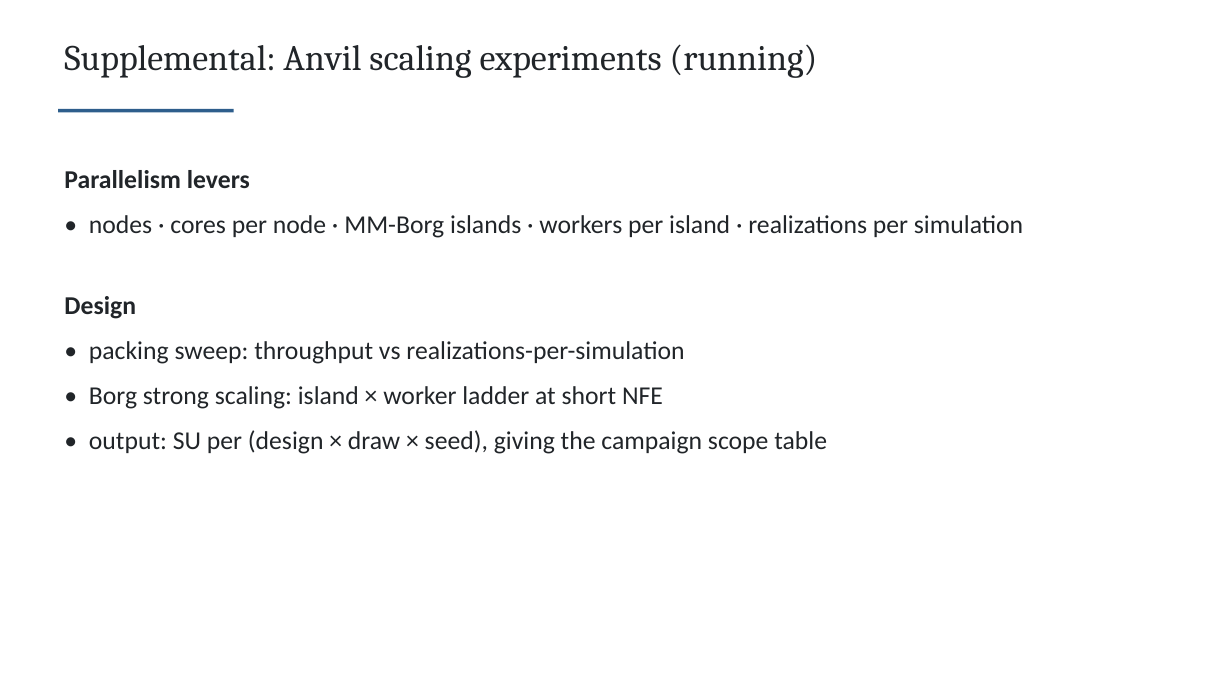
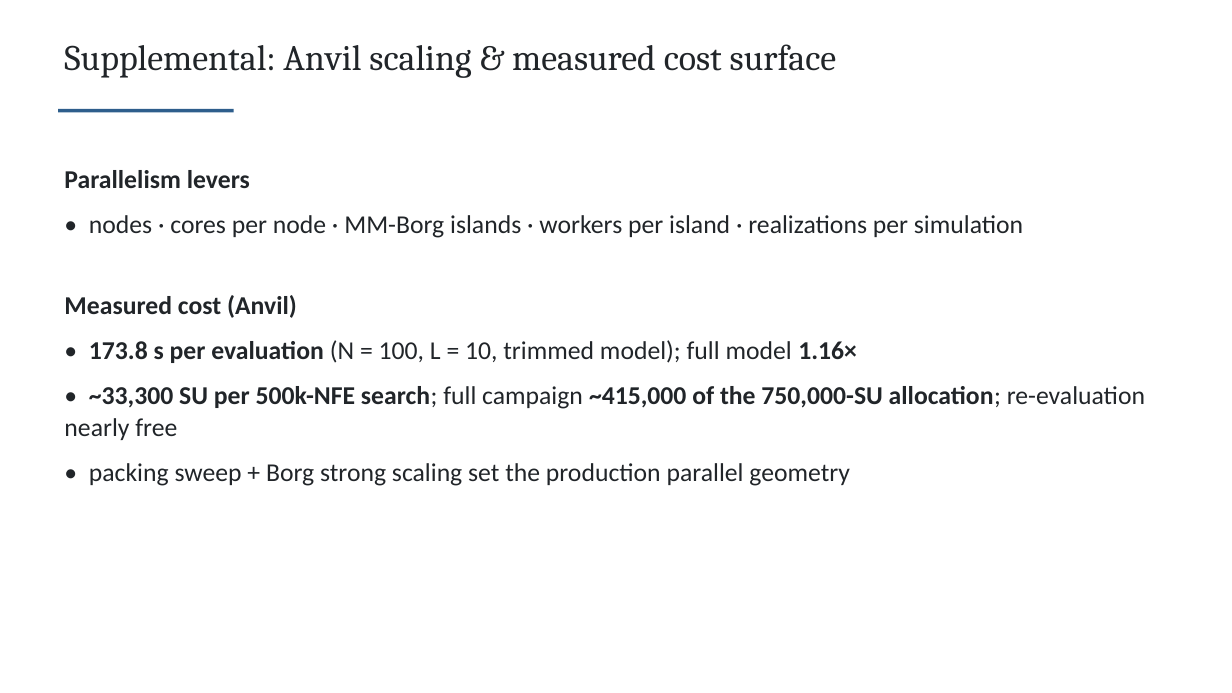
Before and after one commit to TrevorJA/NYCOptimization, a slide deck: slide 41 of docs/NYCOptimization_project_proposal_and_motivation_CLAUDE.pptx. Drawn at 1232x693 pixels with LibreOffice and Linux fonts; fonts in the diff are those of the drawing. Boxes give left, top, right and bottom in pixels: in the first picture for what was removed or moved away, otherwise in the second. Text is boxed around its words. In the diff, an @@ line names an element or a change of style, - is before the commit and + after.

```diff
--- a/docs/NYCOptimization_project_proposal_and_motivation_CLAUDE.pptx
+++ b/docs/NYCOptimization_project_proposal_and_motivation_CLAUDE.pptx
@@ text at [64,44,837,78]: text changed @@
-Supplemental: Anvil scaling experiments (running)
+Supplemental: Anvil scaling & measured cost surface
@@ text at [64,295,1145,486]: text changed @@
-Design
-• packing sweep: throughput vs realizations-per-simulation
-• Borg strong scaling: island × worker ladder at short NFE
-• output: SU per (design × draw × seed), giving the campaign scope table
+Measured cost (Anvil)
+• 173.8 s per evaluation (N = 100, L = 10, trimmed model); full model 1.16×
+• ~33,300 SU per 500k-NFE search; full campaign ~415,000 of the 750,000-SU allocation; re-evaluation nearly free
+• packing sweep + Borg strong scaling set the production parallel geometry
```
Also in this commit, not shown: 21 other slides changed, 1 slide added, 1 slide removed, 11 other files.
